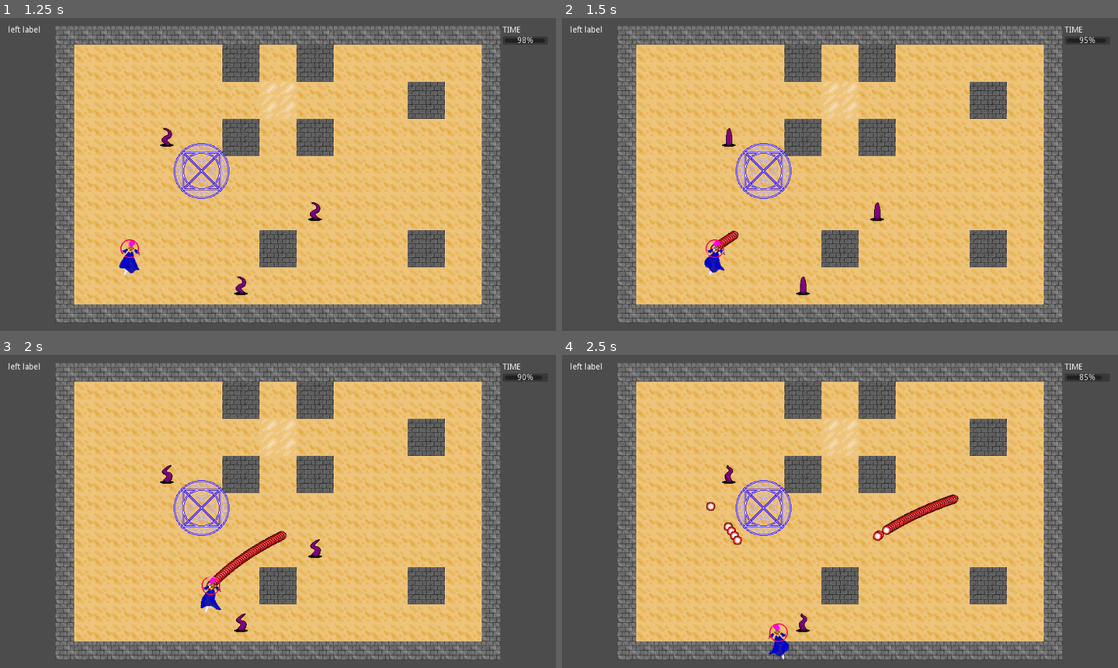
Above: before the commit, frames 1-4 (two rows, left to right).
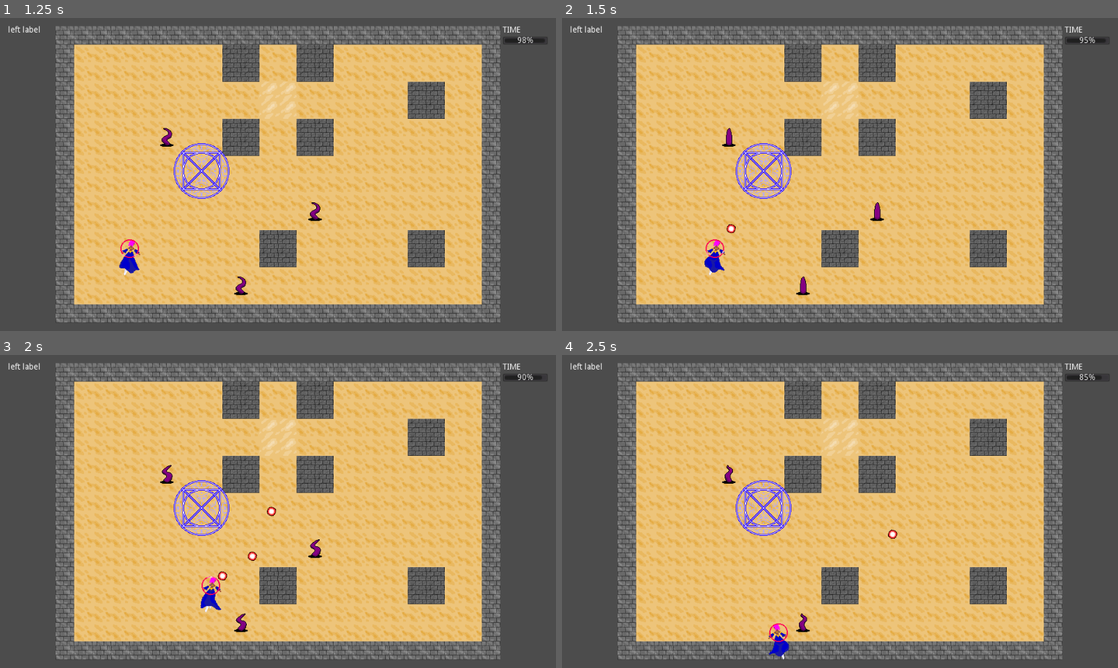
Above: after the commit, the same moments.

Repository: alpacanumerals/LD51
Game: Godot game, scene res://Title.tscn
Same seed, same stepped clock (60 frames per second), same inputs: the game is played once before the commit and once after it.
Inputs (mouse positions are in pixels of both pictures, inside the frame that each line leads up to):
- Up to frame 1 (1.25 s): click (239, 152) at 0.5 s
- Up to frame 2 (1.5 s): tap Enter at 1.25 s; move the mouse to (962, 158) at 1.27 s; press the mouse at (962, 158) at 1.28 s; hold Right (ui_right) from 1.28 s (still down)
- Up to frame 3 (2 s): keep holding Right (ui_right)
- Up to frame 4 (2.5 s): move the mouse to (728, 527) at 2.02 s; release Right (ui_right) at 2.03 s; release the mouse at (728, 527) at 2.03 s; hold Down (ui_down) from 2.03 s (still down); click (728, 527) at 2.1 s

Frame 1 is identical in both runs. In frame 2, 0.2% of the frame differs, in the area x 26-32%, y 65-76%; in frame 3, 0.5%; in frame 4, 0.7%, in the area x 25-72%, y 44-61%.

Commit message:
more shootyness

Diff:
--- /dev/null
+++ b/autoload/rng.gd
@@ -0,0 +1,7 @@
+extends Node
+
+var rng  = RandomNumberGenerator.new()
+
+func _ready():
+    pause_mode = Node.PAUSE_MODE_PROCESS
+    rng.randomize()
--- a/player/playerbody.gd
+++ b/player/playerbody.gd
@@ -7,6 +7,10 @@
 
 signal shoot(bullet, direction, location)
 var Bullet = preload("res://bullet/Bullet.tscn")
+
+var rof = 16
+var rof_count = 0
+var acc = 0.1
 
 func _ready():
     $AnimatedSprite.play()
@@ -26,7 +30,12 @@
 
 func process_shoot():
     if Input.is_action_pressed("ui_shoot"):
-        emit_signal("shoot", Bullet, direction_to_mouse, position)
+        if rof_count == 0:
+            rof_count = rof
+            var shot_direction = direction_to_mouse + rng.rng.randfn(0.0,acc)
+            emit_signal("shoot", Bullet, shot_direction, position)
+        else:
+           rof_count = rof_count - 1
 
 func _physics_process(delta):
     process_movement_input()
--- a/project.godot
+++ b/project.godot
@@ -22,6 +22,7 @@
 constants="*res://autoload/constants.gd"
 blocks="*res://autoload/blocks.gd"
 sounds="*res://autoload/sounds.gd"
+rng="*res://autoload/rng.gd"
 
 [display]
 
